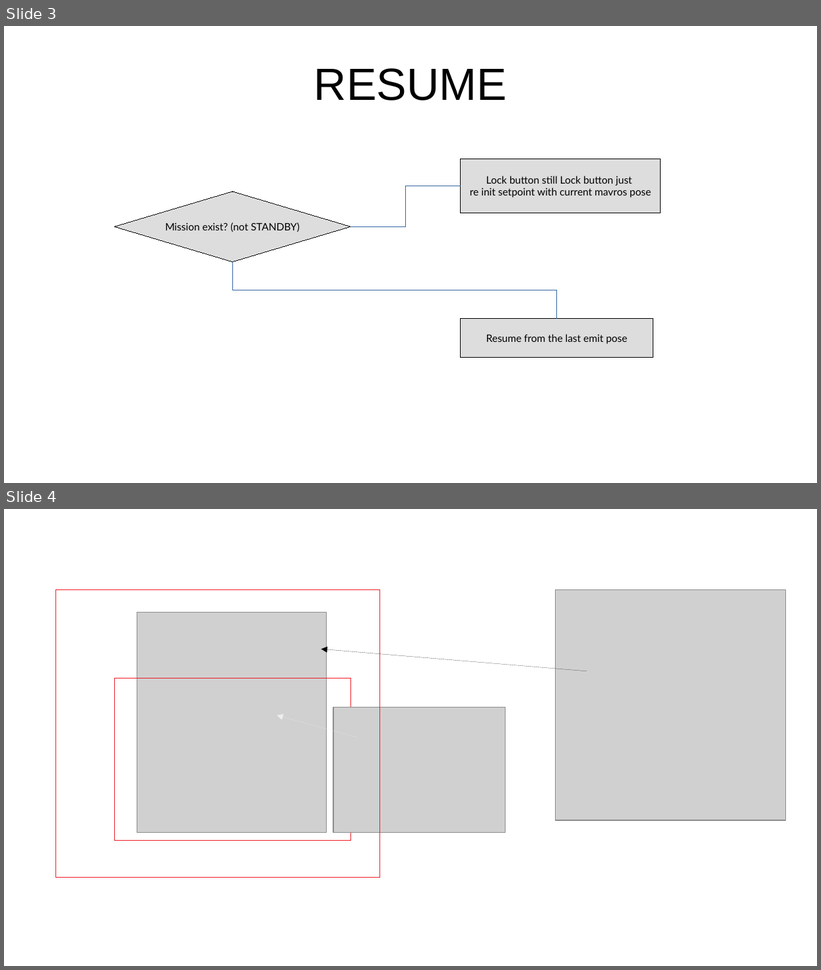
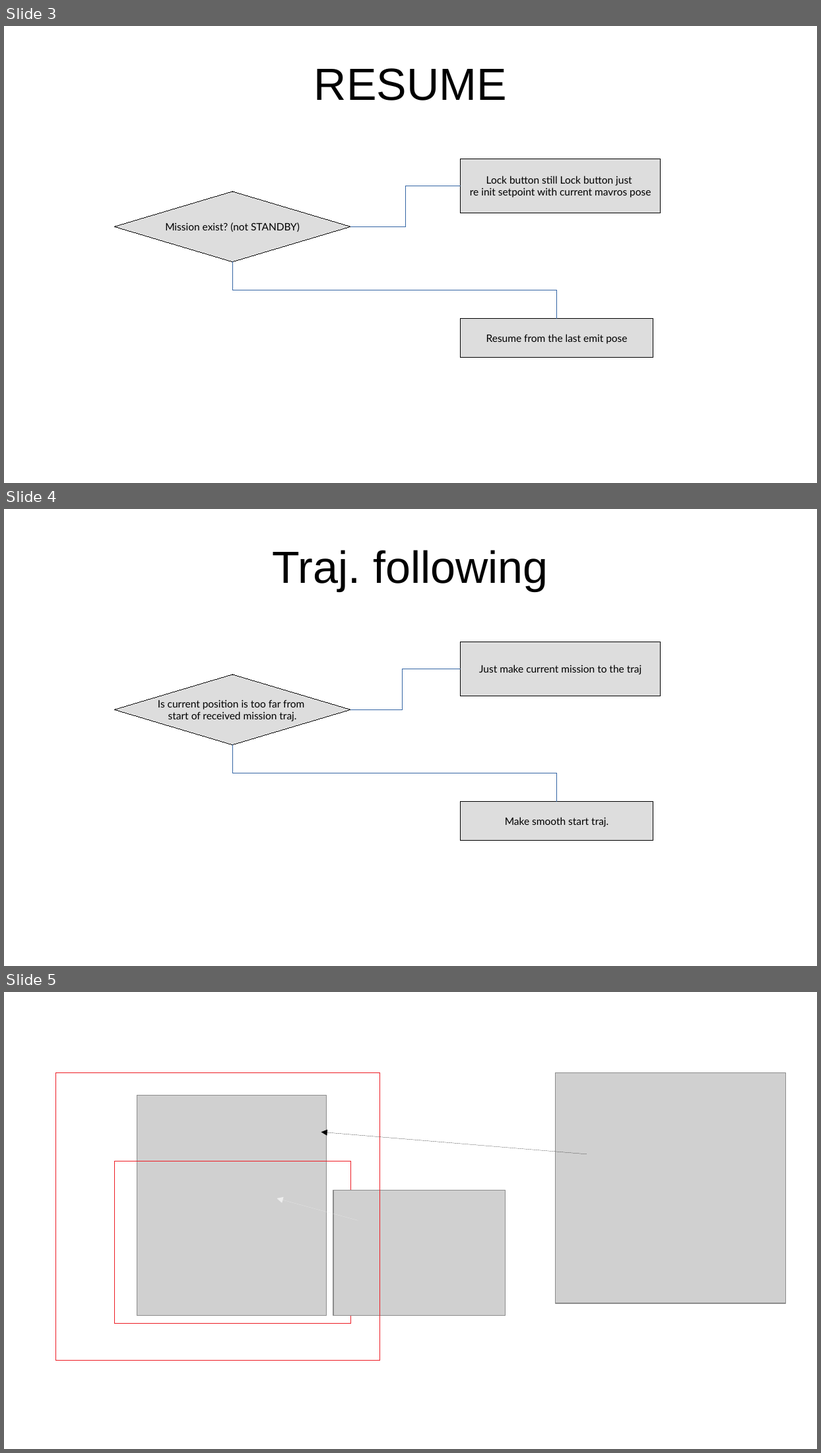
Before and after one commit to icsl-Jeon/px4_code2, a slide deck: diagram.odp. Shown one above the other, each under a label of ours: slides 3 and 4 before the commit, slides 3, 4 and 5 after it. The pictures are 821x970 and 821x1453 pixels, drawn with LibreOffice and Linux fonts; fonts in the diff are those of the drawing; grey boxes stand for pictures. Boxes give left, top, right and bottom in pixels: in the first picture for what was removed or moved away, otherwise in the second. Text is boxed around its words. In the diff, an @@ line names an element or a change of style, - is before the commit and + after.

```diff
--- a/diagram.odp
+++ b/diagram.odp
@@ slide 4 added at [4, 509, 817, 966], background #FFFFFF @@
@@ title added at [272, 550, 548, 591], 44 pt, text #000000 @@
+Traj. following
@@ rectangle added at [461, 642, 661, 696], fill #DDDDDD, outline #000000 0 pt, 10 pt, text #000000 @@
+Just make current mission to the traj
@@ diamond added at [115, 674, 350, 745], fill #DDDDDD, outline #000000 0 pt, 10 pt, text #000000 @@
+Is current position is too far from
+start of received mission traj.
@@ elbow line added from (350, 710) to (461, 669), #3465A4 0 pt @@
@@ elbow line added from (233, 745) to (557, 802), #3465A4 0 pt @@
@@ rectangle added at [461, 802, 653, 841], fill #DDDDDD, outline #000000 0 pt, 10 pt, text #000000 @@
+Make smooth start traj.
@@ what was slide 4 is now slide 5 @@
```
Also in this commit, not shown: 13 other files.
